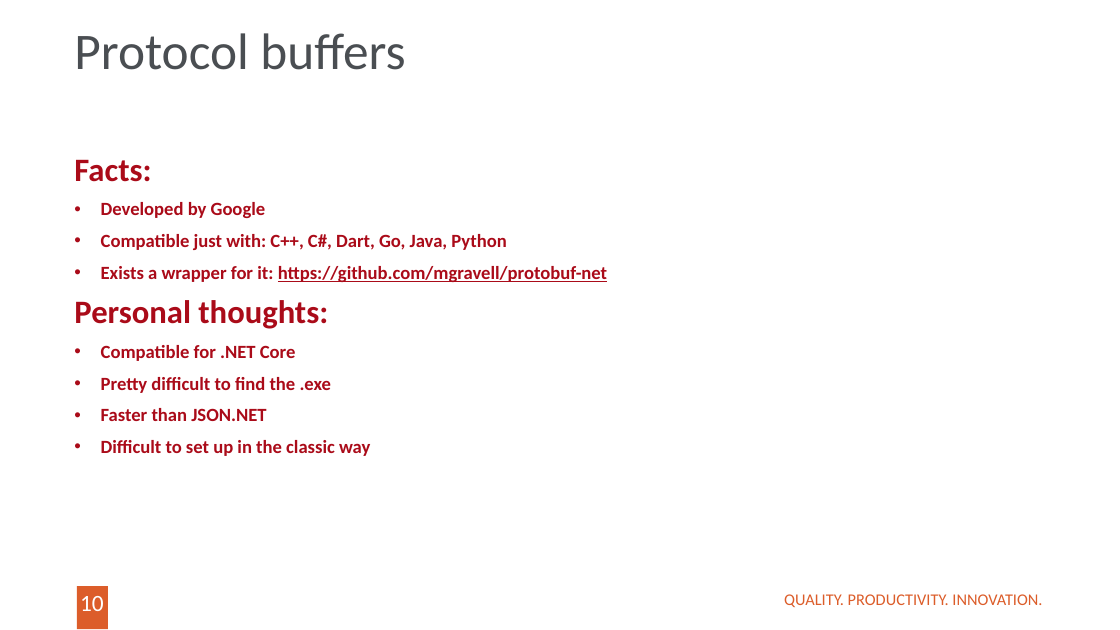
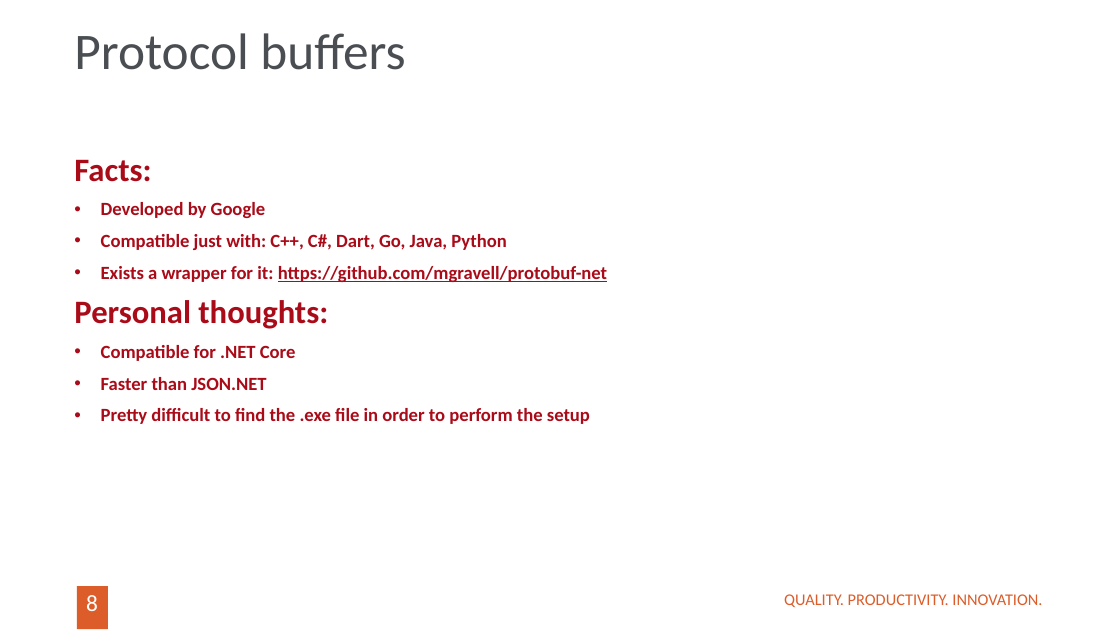
Before and after one commit to LiviuSosu/Serialization, a slide deck: slide 8 of Protocol buffers.pptx (slide 10 before the commit). Drawn at 1120x630 pixels with LibreOffice and Linux fonts; fonts in the diff are those of the drawing; background and template pictures are left out. Boxes give left, top, right and bottom in pixels: in the first picture for what was removed or moved away, otherwise in the second. Text is boxed around its words. In the diff, an @@ line names an element or a change of style, - is before the commit and + after.

```diff
--- a/Protocol buffers.pptx
+++ b/Protocol buffers.pptx
@@ text at (101, 377, 332, 393): paragraph removed @@
-• Pretty difficult to find the .exe
@@ text at (101, 408, 590, 424): text changed @@
-• Difficult to set up in the classic way
+• Pretty difficult to find the .exe file in order to perform the setup
@@ page number at (86, 595, 98, 611): text changed @@
-10
+8
```
Also in this commit, not shown: 5 other slides changed, 7 other files.
